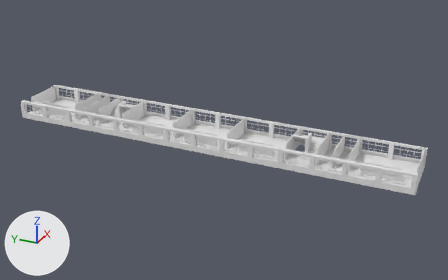
Renders of the OBJ model models/koyo/3dMap_south_3F.obj from each side of a commit.
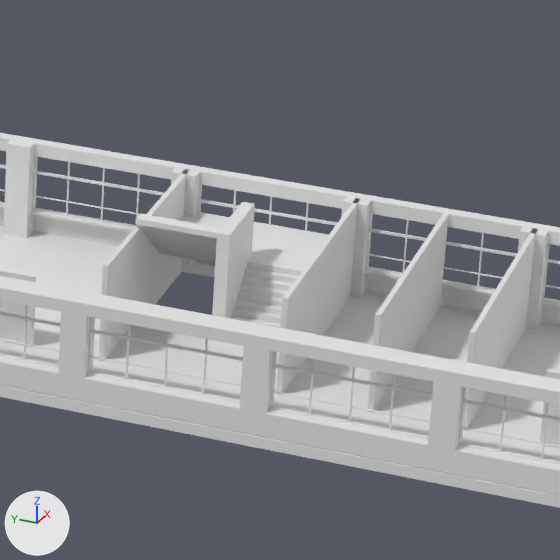
The first picture shows the older version from a camera (50 mm lens) standing at (-72.4, -44.4, 52.6) and looking at (19.4, -3.1, 6.6). The close-ups show both versions on the part from 60% to 81% of the width and 35% to 69% of the height of that picture. Lighting does not change. The marker at lower left points along +X, +Y and +Z. Where no turn or scale is listed for an object, it has been applied to the vertices.

Names of what the first close-up shows: 'Str_3F_立方体.005', 'floor_3F_Cube.011', 'overWindow_3F-2_立方体.003', 'overWindow_3F_立方体.080', 'pillar_3F_立方体.081', 'underWindow_3F_立方体.007', 'wall_2B~2B_立方体.055', 'wall_2B~Str3F2_立方体.048', 'wall_Home~2A_立方体.183', 'wall_Str3F2~W3F2_立方体.179', 'wall_W3F2~Home_立方体.178', 'window_3F_立方体.010'.
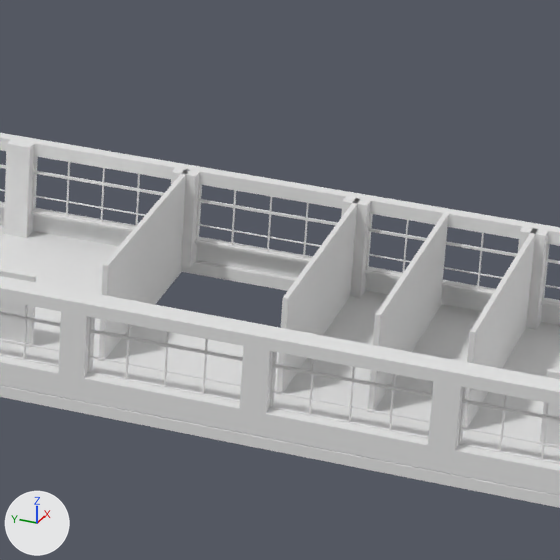
Changed parts and their boxes (x1, y1, x2, y2) in the close-ups (560 x 560 px):
'Str_3F_立方体.005', deleted
    before: (135, 202, 328, 328)

The edits, one by one:
Object 'Str_3F_立方体.005' (ob_str_3f_立方体_005) is deleted.
